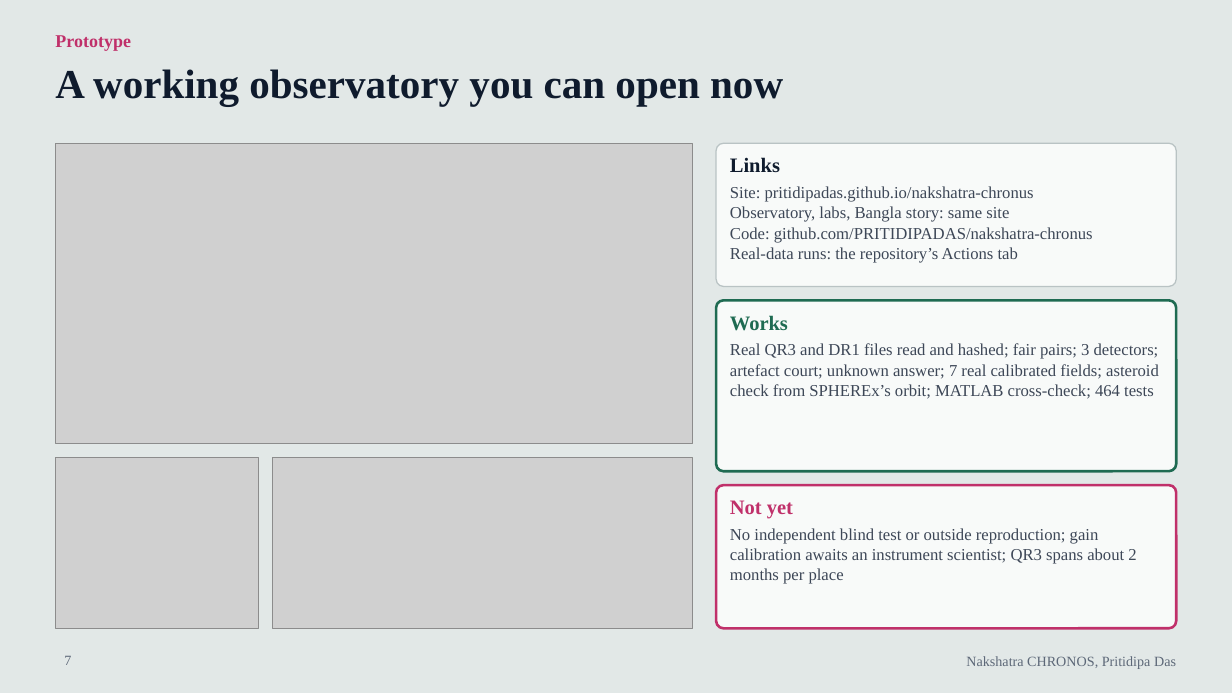
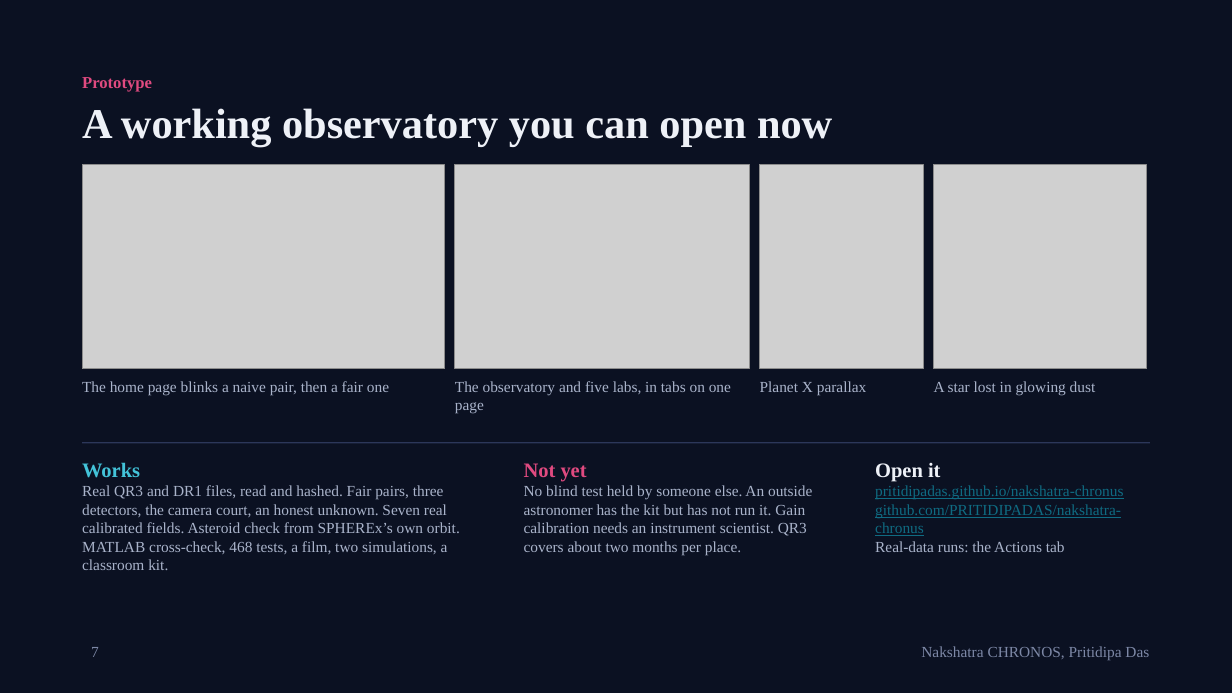
Before and after one commit to PRITIDIPADAS/nakshatra-chronus, a slide deck: slide 7 of site/media/Nakshatra_CHRONOS.pptx. Drawn at 1232x693 pixels with LibreOffice and Linux fonts; fonts in the diff are those of the drawing; grey boxes stand for pictures. Boxes give left, top, right and bottom in pixels: in the first picture for what was removed or moved away, otherwise in the second. Text is boxed around its words. In the diff, an @@ line names an element or a change of style, - is before the commit and + after.

Commit message:
Score the preregistered holdout test and adopt the sky-aware rule for noisy fields
Five of six held-out fields completed; all four predictions held. By the decision
rule committed before the run, fields whose sky scatters at least twice the
pipeline noise now report the sky-aware rule, with the primary rule beside it.
Corona Australis stopped after 10 of 25 field checks and does not count.

Also: scripts/evaluate_holdout.py, the kept run log, result tables in the
preregistration, README, limits and site, and a redesigned slide deck.

```diff
--- a/site/media/Nakshatra_CHRONOS.pptx
+++ b/site/media/Nakshatra_CHRONOS.pptx
@@ background #E2E8E7 to #0B1122 @@
@@ text "Prototype" moved from (x1=55, y1=35, x2=131, y2=51) to (x1=82, y1=77, x2=152, y2=92) @@
@@ text "Prototype" at (x1=82, y1=77, x2=152, y2=92): size 14 to 13 pt, text colour #C0306A to #E04A80 @@
@@ title "A working observatory you can ..." moved from (x1=55, y1=69, x2=783, y2=106) to (x1=82, y1=108, x2=832, y2=147) @@
@@ title "A working observatory you can ..." at (x1=82, y1=108, x2=832, y2=147): size 32 to 33 pt, text colour #0F1B2D to #EEF1F7 @@
@@ rounded rectangle removed at (x1=716, y1=143, x2=1177, y2=287) @@
@@ picture resized from (x1=55, y1=143, x2=693, y2=444) to (x1=82, y1=165, x2=445, y2=369) @@
@@ picture added at (x1=455, y1=165, x2=750, y2=369) @@
@@ picture added at (x1=760, y1=165, x2=923, y2=369) @@
@@ picture added at (x1=933, y1=165, x2=1147, y2=369) @@
@@ rounded rectangle removed at (x1=716, y1=300, x2=1177, y2=471) @@
@@ text added at (x1=82, y1=381, x2=389, y2=395), 12 pt, text #A9B3CA @@
+The home page blinks a naive pair, then a fair one
@@ text added at (x1=455, y1=381, x2=731, y2=414), 12 pt, text #A9B3CA @@
+The observatory and five labs, in tabs on one page
@@ text added at (x1=760, y1=381, x2=867, y2=395), 12 pt, text #A9B3CA @@
+Planet X parallax
@@ text added at (x1=934, y1=381, x2=1096, y2=395), 12 pt, text #A9B3CA @@
+A star lost in glowing dust
@@ line added from (82, 443) to (1150, 443), #2C375A 1 pt @@
@@ picture removed at (x1=55, y1=457, x2=259, y2=628) @@
@@ text at (x1=82, y1=462, x2=140, y2=478): text colour #1F6B52 to #43C3D9 in "Works"; less space between paragraphs @@
@@ text "Works" moved from (x1=730, y1=315, x2=1159, y2=399) to (x1=82, y1=462, x2=460, y2=570) @@
@@ picture removed at (x1=273, y1=457, x2=693, y2=628) @@
@@ text at (x1=524, y1=463, x2=587, y2=482): text colour #C0306A to #E04A80 in "Not yet"; less space between paragraphs @@
@@ text "Not yet" moved from (x1=730, y1=500, x2=1136, y2=584) to (x1=524, y1=463, x2=812, y2=556) @@
@@ text at (x1=875, y1=463, x2=1123, y2=552): text changed; size 13 to 12 pt; text colour #3D4757 to #0F6B82 @@
-Links
-Site: pritidipadas.github.io/nakshatra-chronus
-Observatory, labs, Bangla story: same site
-Code: github.com/PRITIDIPADAS/nakshatra-chronus
-Real-data runs: the repository’s Actions tab
+Open it
+pritidipadas.github.io/nakshatra-chronus
+github.com/PRITIDIPADAS/nakshatra-chronus
+Real-data runs: the Actions tab
@@ text at (x1=82, y1=485, x2=460, y2=570): text changed; size 13 to 12 pt; text colour #3D4757 to #A9B3CA @@
-Real QR3 and DR1 files read and hashed; fair pairs; 3 detectors; artefact court; unknown answer; 7 real calibrated fields; asteroid check from SPHEREx’s orbit; MATLAB cross-check; 464 tests
+Real QR3 and DR1 files, read and hashed. Fair pairs, three detectors, the camera court, an honest unknown. Seven real calibrated fields. Asteroid check from SPHEREx’s own orbit. MATLAB cross-check, 468 tests, a film, two simulations, a classroom kit.
@@ text at (x1=524, y1=485, x2=812, y2=556): text changed; size 13 to 12 pt; text colour #3D4757 to #A9B3CA @@
-No independent blind test or outside reproduction; gain calibration awaits an instrument scientist; QR3 spans about 2 months per place
+No blind test held by someone else. An outside astronomer has the kit but has not run it. Gain calibration needs an instrument scientist. QR3 covers about two months per place.
@@ rounded rectangle removed at (x1=716, y1=485, x2=1177, y2=628) @@
@@ page number moved from (x1=64, y1=656, x2=71, y2=665) to (x1=91, y1=647, x2=99, y2=657) @@
@@ page number at (x1=91, y1=647, x2=99, y2=657): size 11 to 12 pt, text colour #5D6878 to #7D88A6 @@
@@ text "Nakshatra CHRONOS, Pritidipa Das" at (x1=921, y1=646, x2=1149, y2=660): size 11 to 12 pt, text colour #5D6878 to #7D88A6 @@
@@ text "Nakshatra CHRONOS, Pritidipa Das" moved from (x1=966, y1=656, x2=1176, y2=669) to (x1=921, y1=646, x2=1149, y2=660) @@
```
Also in this commit, not shown: 9 other slides changed, 26 other files.
